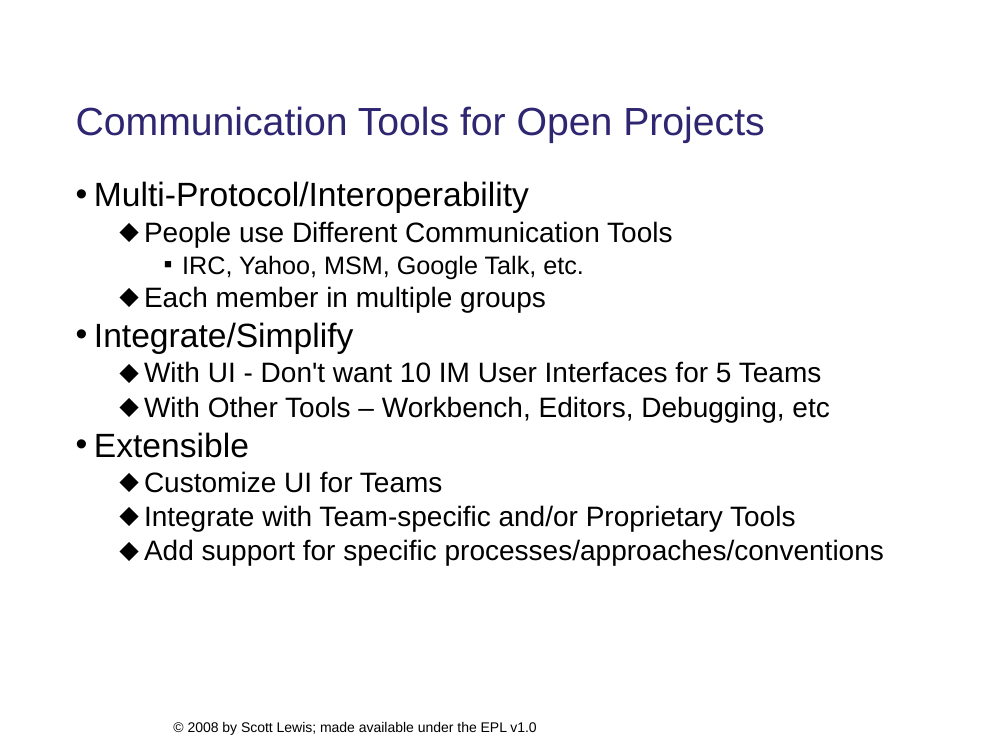
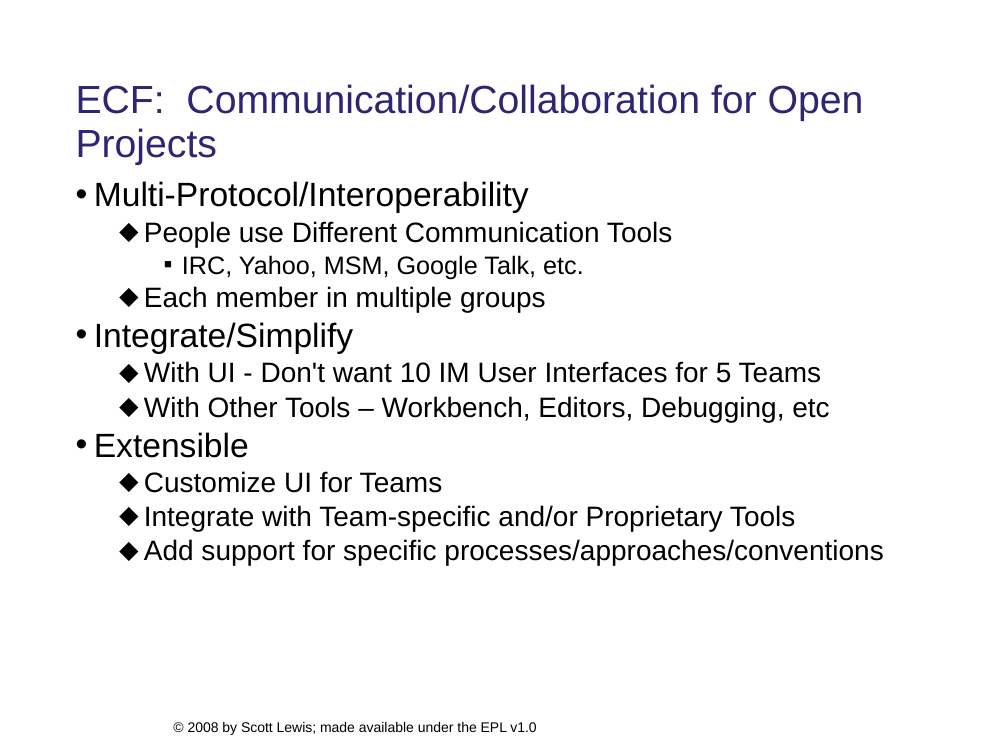
Before and after one commit to eclipse/ecf-website, a slide deck: slide 3 of presentations/eclipsecon2008/longtalk134/ecf_eclipsecon2008_134_DRAFT.ppt. Drawn at 1008x756 pixels with LibreOffice and Linux fonts; fonts in the diff are those of the drawing; background and template pictures are left out. Boxes give left, top, right and bottom in pixels: in the first picture for what was removed or moved away, otherwise in the second. Text is boxed around its words. In the diff, an @@ line names an element or a change of style, - is before the commit and + after.

```diff
--- a/presentations/eclipsecon2008/longtalk134/ecf_eclipsecon2008_134_DRAFT.ppt
+++ b/presentations/eclipsecon2008/longtalk134/ecf_eclipsecon2008_134_DRAFT.ppt
@@ title at <box>76,84,864,165</box>: text changed @@
-Communication Tools for Open Projects
+ECF: Communication/Collaboration for Open Projects
```
Also in this commit, not shown: 13 other slides changed, 1 other file.
